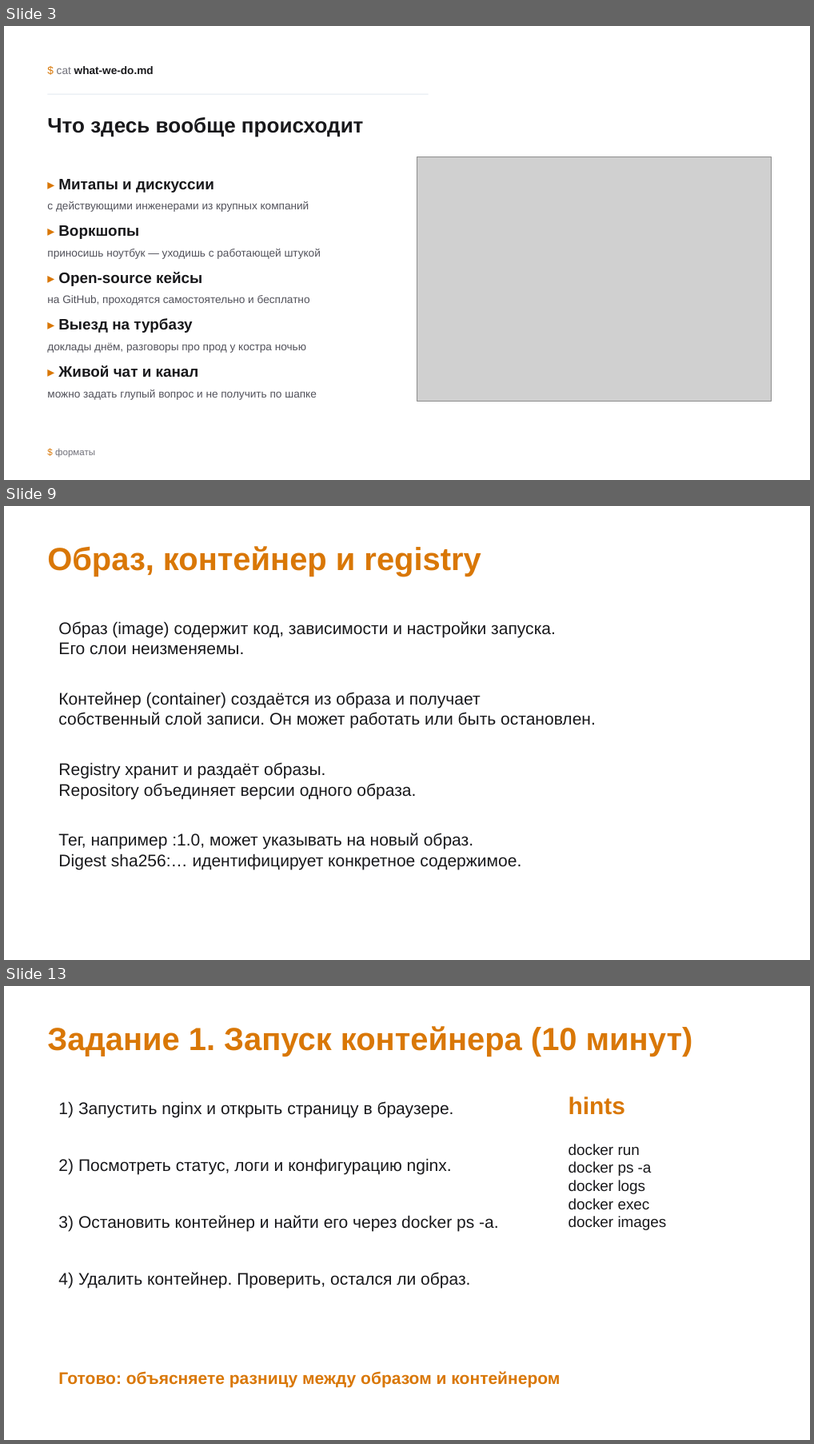
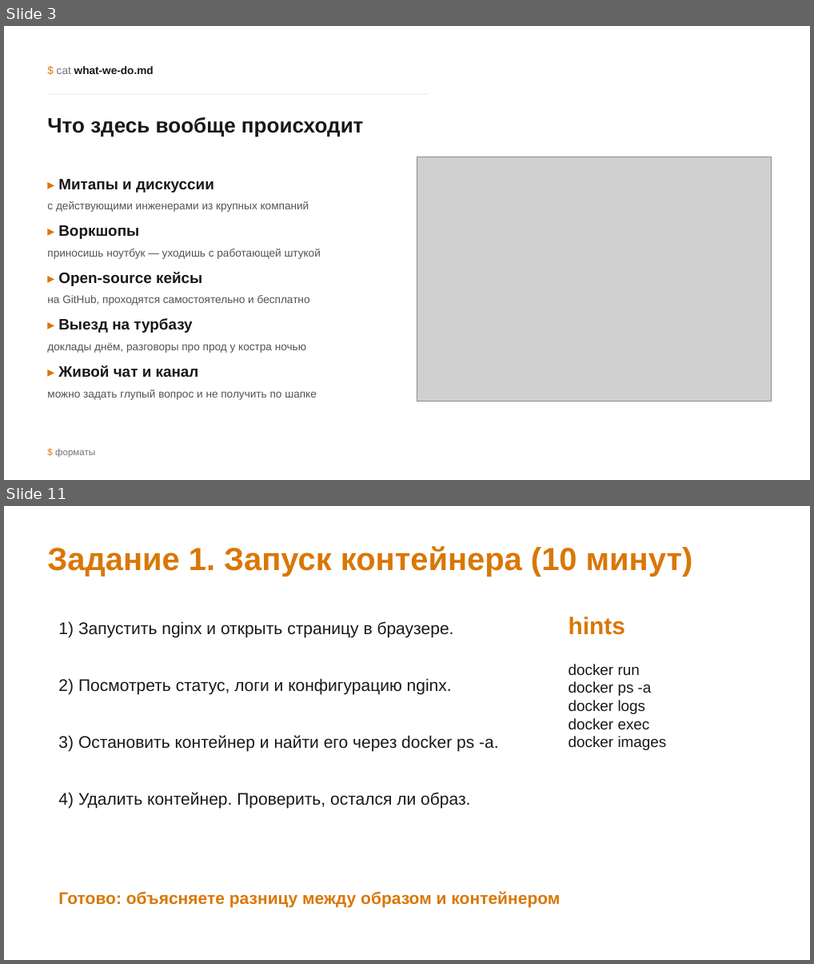
Before and after one commit to inview-club/docker-workshop, a slide deck: Клуб_DevOps_Docker_Harbor.pptx. Shown one above the other, each under a label of ours: slides 3, 9 and 13 before the commit, slides 3 and 11 after it; the slides between them are not shown. The pictures are 814x1444 and 814x964 pixels, drawn with LibreOffice and Linux fonts; fonts in the diff are those of the drawing; grey boxes stand for pictures; background and template pictures are left out. Boxes give left, top, right and bottom in pixels: in the first picture for what was removed or moved away, otherwise in the second. Text is boxed around its words. In the diff, an @@ line names an element or a change of style, - is before the commit and + after.

```diff
--- a/Клуб_DevOps_Docker_Harbor.pptx
+++ b/Клуб_DevOps_Docker_Harbor.pptx
@@ slide 9 removed at bbox=[4, 506, 810, 960], background #FFFFFF @@
@@ text removed at bbox=[47, 546, 481, 577] @@
-Образ, контейнер и registry
@@ text removed at bbox=[58, 621, 556, 655] @@
-Образ (image) содержит код, зависимости и настройки запуска.
-Его слои неизменяемы.
@@ text removed at bbox=[58, 692, 596, 728] @@
-Контейнер (container) создаётся из образа и получает
-собственный слой записи. Он может работать или быть остановлен.
@@ text removed at bbox=[58, 762, 416, 799] @@
-Registry хранит и раздаёт образы.
-Repository объединяет версии одного образа.
@@ text removed at bbox=[58, 832, 522, 869] @@
-Тег, например :1.0, может указывать на новый образ.
-Digest sha256:… идентифицирует конкретное содержимое.
@@ what was slide 13 is now slide 11 @@
```
Also in this commit, not shown: 18 slides changed, 5 slides added, 4 other slides removed, 6 other files.
